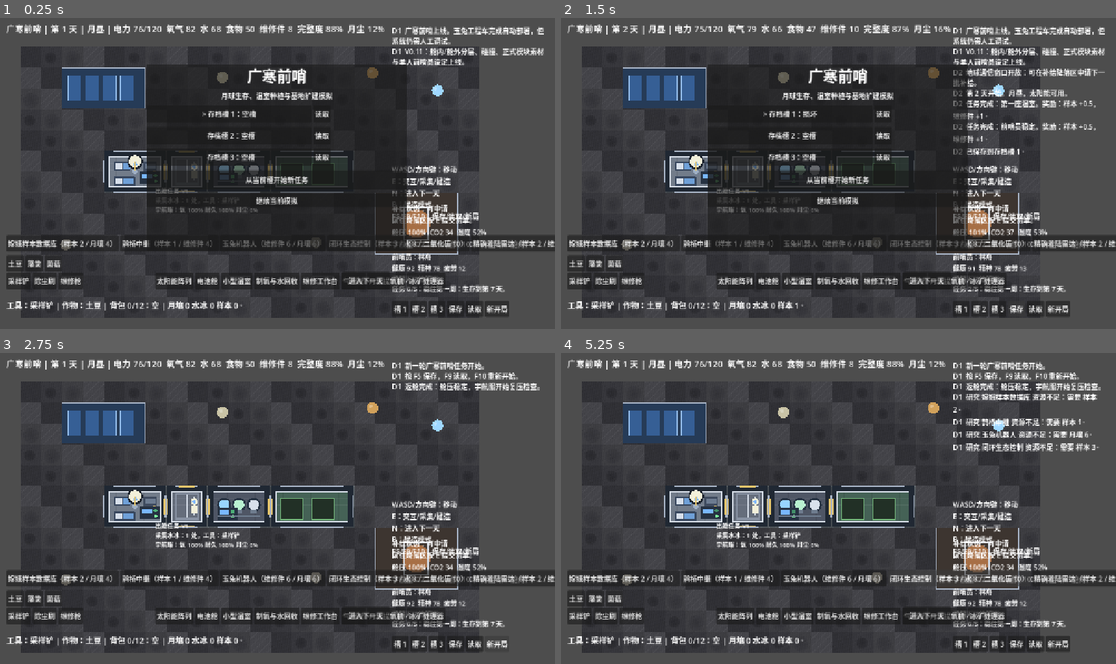
Above: before the commit, frames 1-4 (two rows, left to right).
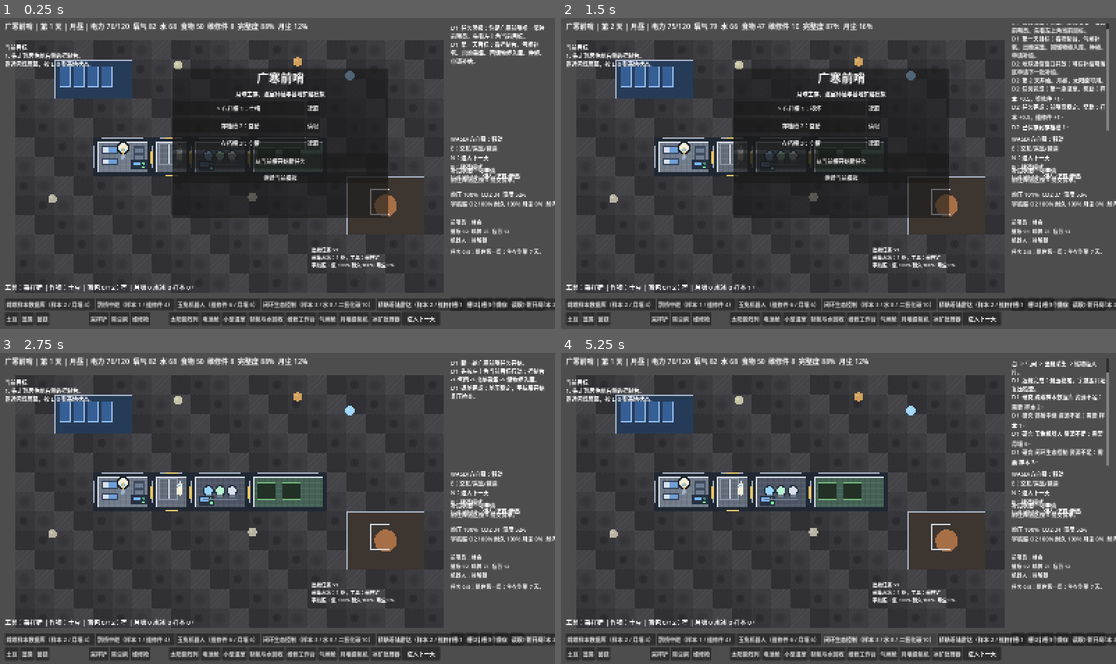
Above: after the commit, the same moments.

Repository: chinnseii/guanghan-outpost
Game: Godot game, scene res://scenes/main.tscn
Same seed, same stepped clock (60 frames per second), same inputs: the game is played once before the commit and once after it.
Inputs:
- Up to frame 1 (0.25 s): no input
- Up to frame 2 (1.5 s): click "进入下一天" at 0.5 s; click "保存" at 1.25 s
- Up to frame 3 (2.75 s): click "新开局" at 2 s
- Up to frame 4 (5.25 s): click "嫦娥样本数据库（样本 2 / 月壤 4）" at 2.75 s; click "鹊桥中继（样本 1 / 维修件 4）" at 3.5 s; click "玉兔机器人（维修件 6 / 月壤 6）" at 4.25 s; click "闭环生态控制（样本 3 / 水 8 / 二氧化碳 10）" at 5 s

The runs differ from the first frame. In frame 1, 29% of the frame differs, in the area x 0-100%, y 1-99%; in frame 2, 31%; in frame 3, 28%; in frame 4, 30%.

Commit message:
Improve onboarding and readability

Diff:
--- a/project.godot
+++ b/project.godot
@@ -20,7 +20,7 @@
 
 [display]
 
-window/size/viewport_width=1280
-window/size/viewport_height=720
+window/size/viewport_width=1600
+window/size/viewport_height=900
 window/stretch/mode="canvas_items"
 window/stretch/aspect="expand"
--- a/scripts/main.gd
+++ b/scripts/main.gd
@@ -1,6 +1,6 @@
 extends Node2D
 
-const TILE := 48
+const TILE := 56
 const MAP_W := 22
 const MAP_H := 13
 const MAP_ORIGIN := Vector2(50, 70)
@@ -37,6 +37,7 @@
 var unlocked_techs: Array[String] = []
 var completed_missions: Array[String] = []
 var log_lines: Array[String] = []
+var tutorial_flags := {}
 var robot_task := "idle"
 var backpack := {
 	"regolith": 0.0,
@@ -256,8 +257,8 @@
 	_setup_audio()
 	_setup_ui()
 	_setup_main_menu()
-	add_log("广寒前哨上线。玉兔工程车完成自动部署，但系统仍需人工调试。")
-	add_log("V0.11：舱内/舱外分层、碰撞、正式模块素材与单人前哨员设定上线。")
+	add_log("任务简报：你是广寒前哨唯一常驻前哨员。先看左上角当前目标。")
+	add_log("第一天目标：看控制台、气闸补氧、出舱采集、回储物柜入库、种植、申请补给。")
 	_sync_scene_instances()
 	_update_ui()
 
@@ -303,6 +304,7 @@
 	selected_build = ""
 	unlocked_techs.clear()
 	completed_missions.clear()
+	tutorial_flags = _default_tutorial_flags()
 	robot_task = "idle"
 	backpack = _default_backpack()
 	solar_dust = 0.12
@@ -348,6 +350,17 @@
 		"ice": 0.0,
 		"samples": 0.0,
 		"parts": 0.0,
+	}
+
+func _default_tutorial_flags() -> Dictionary:
+	return {
+		"console": false,
+		"airlock": false,
+		"collected": false,
+		"stored": false,
+		"planted": false,
+		"supply": false,
+		"advanced_day": false,
 	}
 
 func _setup_starting_base() -> void:
@@ -834,6 +847,7 @@
 	operator["morale"] = min(100.0, float(operator.get("morale", 100.0)) + 3.0)
 	resources["food"] = max(0.0, resources["food"] - 1.0)
 	resources["water"] = max(0.0, resources["water"] - 1.0)
+	tutorial_flags["rested"] = true
 	_play_ui_tone(520.0, 0.12, 0.07)
 	add_log("在床铺休整一轮：疲劳 %.0f -> %.0f，消耗食物 1、水 1。" % [old_fatigue, operator["fatigue"]])
 
@@ -841,6 +855,7 @@
 	var counts: Dictionary = _module_counts()
 	var pod_count := _active_collectable_count("supply_pod")
 	var leak_count := _leaking_module_count()
+	tutorial_flags["console"] = true
 	_play_ui_tone(840.0, 0.08, 0.07)
 	add_log("控制台：电力 %.0f，氧 %.0f，水 %.0f，舱压 %.0f%%，模块 %d，漏气 %d，补给信标 %d。" % [
 		resources["power"], resources["oxygen"], resources["water"], resources["pressure"], modules.size(), leak_count, pod_count
@@ -855,6 +870,7 @@
 	for key: String in backpack.keys():
 		resources[key] += float(backpack[key])
 		backpack[key] = 0.0
+	tutorial_flags["stored"] = true
 	_play_ui_tone(680.0, 0.1, 0.07)
 	add_log("储物柜：出舱背包已入库。基地库存已更新。")
 
@@ -878,6 +894,7 @@
 		resources["water"] -= crop_def["water"]
 		module["crop"] = selected_crop
 		module["age"] = 0
+		tutorial_flags["planted"] = true
 		add_log("在温室种下 %s。%s。" % [crop_def["name"], crop_def["note"]])
 	else:
 		var crop_def: Dictionary = crop_defs[module["crop"]]
@@ -955,6 +972,7 @@
 	resources["suit_dust"] = max(0.0, resources["suit_dust"] - 55.0)
 	resources["suit_integrity"] = min(100.0, resources["suit_integrity"] + 8.0)
 	resources["pressure"] = min(100.0, resources["pressure"] + 3.0)
+	tutorial_flags["airlock"] = true
 	_play_ui_tone(880.0, 0.1, 0.08)
 	add_log("气闸循环完成：宇航服补氧、复压、除尘，耐久检查通过。")
 
@@ -1205,6 +1223,7 @@
 		_play_ui_tone(220.0, 0.08, 0.06)
 		return false
 	backpack[key] = float(backpack.get(key, 0.0)) + amount
+	tutorial_flags["collected"] = true
 	return true
 
 func _backpack_load() -> float:
@@ -1224,6 +1243,7 @@
 
 func _advance_day() -> void:
 	day += 1
+	tutorial_flags["advanced_day"] = true
 	is_moon_night = day >= 14 and day < 22
 	var counts: Dictionary = _module_counts()
 	var power_cap: float = 120.0 + float(counts["battery"]) * 35.0
@@ -1397,6 +1417,7 @@
 		"landed": false,
 	}
 	next_supply_request_day = day + 7
+	tutorial_flags["supply"] = true
 	add_log("已申请 %s（%s），预计第 %d 天抵达。" % [def["name"], def["desc"], supply_order["arrival_day"]])
 	$UI/Root/SupplyPanel.visible = false
 	_update_ui()
@@ -1457,6 +1478,7 @@
 		"selected_build": selected_build,
 		"unlocked_techs": unlocked_techs,
 		"completed_missions": completed_missions,
+		"tutorial_flags": tutorial_flags,
 		"operator": _serialize_operator(),
 		"backpack": backpack,
 		"robot_task": robot_task,
@@ -1506,7 +1528,7 @@
 	if has_node("UI/Root/MainMenu"):
 		$UI/Root/MainMenu.visible = false
 	add_log("新一轮广寒前哨任务开始。")
-	add_log("按 F5 保存，F9 读取，F10 重新开始。")
+	add_log("先按左上角当前目标行动：控制台 -> 气闸 -> 出舱采集 -> 储物柜入库。")
 	_update_ui()
 	queue_redraw()
 
@@ -1532,6 +1554,7 @@
 	var saved_missions: Array = data.get("completed_missions", [])
 	for mission_id in saved_missions:
 		completed_missions.append(String(mission_id))
+	tutorial_flags = _copy_bool_dictionary(data.get("tutorial_flags", _default_tutorial_flags()), _default_tutorial_flags())
 	operator = _deserialize_operator(data.get("operator", data.get("crew", _serialize_operator())))
 	backpack = _copy_float_dictionary(data.get("backpack", _default_backpack()), _default_backpack())
 	robot_task = String(data.get("robot_task", "idle"))
@@ -1701,6 +1724,15 @@
 	var data: Dictionary = value
 	for key: String in data.keys():
 		result[key] = float(data[key])
+	return result
+
+func _copy_bool_dictionary(value, defaults: Dictionary) -> Dictionary:
+	var result := defaults.duplicate(true)
+	if typeof(value) != TYPE_DICTIONARY:
+		return result
+	var data: Dictionary = value
+	for key: String in data.keys():
+		result[key] = bool(data[key])
 	return result
 
 func _check_game_state() -> void:
@@ -1923,64 +1955,73 @@
 	var top := Label.new()
 	top.name = "Top"
 	top.position = Vector2(18, 12)
-	top.size = Vector2(1050, 60)
+	top.size = Vector2(1240, 60)
 	top.add_theme_font_size_override("font_size", 20)
 	root.add_child(top)
 
 	var hint := Label.new()
 	hint.name = "Hint"
-	hint.position = Vector2(18, 646)
-	hint.size = Vector2(820, 42)
+	hint.position = Vector2(18, 760)
+	hint.size = Vector2(1220, 42)
 	hint.add_theme_font_size_override("font_size", 18)
 	root.add_child(hint)
 
 	var log := RichTextLabel.new()
 	log.name = "Log"
-	log.position = Vector2(905, 20)
-	log.size = Vector2(350, 310)
+	log.position = Vector2(1300, 20)
+	log.size = Vector2(280, 310)
 	log.fit_content = false
 	log.scroll_following = true
 	root.add_child(log)
 
 	var controls := Label.new()
 	controls.name = "Controls"
-	controls.position = Vector2(905, 340)
-	controls.size = Vector2(350, 86)
+	controls.position = Vector2(1300, 340)
+	controls.size = Vector2(280, 86)
 	controls.text = "WASD/方向键：移动\nE：交互/采集/建造\nN：进入下一天\nB：建造模式\nF5/F9/F10：保存/读取/新局"
 	root.add_child(controls)
 
+	var guide := RichTextLabel.new()
+	guide.name = "Guide"
+	guide.position = Vector2(18, 76)
+	guide.size = Vector2(360, 182)
+	guide.fit_content = false
+	guide.scroll_active = false
+	guide.add_theme_font_size_override("normal_font_size", 16)
+	root.add_child(guide)
+
 	var supply_status := Label.new()
 	supply_status.name = "SupplyStatus"
-	supply_status.position = Vector2(905, 430)
-	supply_status.size = Vector2(350, 70)
+	supply_status.position = Vector2(1300, 430)
+	supply_status.size = Vector2(280, 70)
 	supply_status.add_theme_font_size_override("font_size", 16)
 	root.add_child(supply_status)
 
 	var life_status := Label.new()
 	life_status.name = "LifeStatus"
-	life_status.position = Vector2(905, 485)
-	life_status.size = Vector2(350, 62)
+	life_status.position = Vector2(1300, 500)
+	life_status.size = Vector2(280, 72)
 	life_status.add_theme_font_size_override("font_size", 16)
 	root.add_child(life_status)
 
 	var operator_status := Label.new()
 	operator_status.name = "OperatorStatus"
-	operator_status.position = Vector2(905, 542)
-	operator_status.size = Vector2(350, 76)
+	operator_status.position = Vector2(1300, 580)
+	operator_status.size = Vector2(280, 76)
 	operator_status.add_theme_font_size_override("font_size", 15)
 	root.add_child(operator_status)
 
 	var mission_status := Label.new()
 	mission_status.name = "MissionStatus"
-	mission_status.position = Vector2(905, 615)
-	mission_status.size = Vector2(350, 44)
+	mission_status.position = Vector2(1300, 665)
+	mission_status.size = Vector2(280, 64)
 	mission_status.add_theme_font_size_override("font_size", 15)
 	root.add_child(mission_status)
 
 	var eva_tasks := RichTextLabel.new()
 	eva_tasks.name = "EvaTasks"
-	eva_tasks.position = Vector2(360, 390)
-	eva_tasks.size = Vector2(500, 104)
+	eva_tasks.position = Vector2(900, 660)
+	eva_tasks.size = Vector2(360, 116)
 	eva_tasks.fit_content = false
 	eva_tasks.scroll_active = false
 	eva_tasks.add_theme_font_size_override("normal_font_size", 14)
@@ -1988,8 +2029,8 @@
 
 	var tech_panel := HBoxContainer.new()
 	tech_panel.name = "TechPanel"
-	tech_panel.position = Vector2(18, 504)
-	tech_panel.size = Vector2(850, 38)
+	tech_panel.position = Vector2(18, 812)
+	tech_panel.size = Vector2(1220, 34)
 	root.add_child(tech_panel)
 	for tech_id: String in _tech_order():
 		var button := Button.new()
@@ -1999,7 +2040,7 @@
 
 	var crop_panel := HBoxContainer.new()
 	crop_panel.name = "CropPanel"
-	crop_panel.position = Vector2(18, 550)
+	crop_panel.position = Vector2(18, 852)
 	crop_panel.size = Vector2(330, 38)
 	root.add_child(crop_panel)
 	for crop_name: String in crop_defs.keys():
@@ -2010,7 +2051,7 @@
 
 	var tool_panel := HBoxContainer.new()
 	tool_panel.name = "ToolPanel"
-	tool_panel.position = Vector2(18, 590)
+	tool_panel.position = Vector2(260, 852)
 	tool_panel.size = Vector2(330, 38)
 	root.add_child(tool_panel)
 	for tool_name: String in ["sampler", "brush", "repair"]:
@@ -2021,8 +2062,8 @@
 
 	var build_panel := HBoxContainer.new()
 	build_panel.name = "BuildPanel"
-	build_panel.position = Vector2(360, 590)
-	build_panel.size = Vector2(430, 38)
+	build_panel.position = Vector2(490, 852)
+	build_panel.size = Vector2(650, 38)
 	root.add_child(build_panel)
 	for module_type: String in ["solar", "battery", "greenhouse", "life_support", "workshop", "airlock", "regolith_plant", "ice_processor"]:
 		var button := Button.new()
@@ -2033,15 +2074,15 @@
 	var next_day := Button.new()
 	next_day.name = "NextDay"
 	next_day.text = "进入下一天"
-	next_day.position = Vector2(790, 588)
+	next_day.position = Vector2(1160, 850)
 	next_day.size = Vector2(110, 40)
 	next_day.pressed.connect(_advance_day)
 	root.add_child(next_day)
 
 	var supply_panel := PanelContainer.new()
 	supply_panel.name = "SupplyPanel"
-	supply_panel.position = Vector2(390, 130)
-	supply_panel.size = Vector2(470, 210)
+	supply_panel.position = Vector2(520, 180)
+	supply_panel.size = Vector2(520, 230)
 	supply_panel.visible = false
 	root.add_child(supply_panel)
 	var box := VBoxContainer.new()
@@ -2066,8 +2107,8 @@
 
 	var save_panel := HBoxContainer.new()
 	save_panel.name = "SavePanel"
-	save_panel.position = Vector2(905, 655)
-	save_panel.size = Vector2(330, 38)
+	save_panel.position = Vector2(1300, 810)
+	save_panel.size = Vector2(280, 38)
 	root.add_child(save_panel)
 	for slot in range(1, SAVE_SLOTS + 1):
 		var slot_button := Button.new()
@@ -2090,8 +2131,8 @@
 func _setup_main_menu() -> void:
 	var menu := PanelContainer.new()
 	menu.name = "MainMenu"
-	menu.position = Vector2(340, 110)
-	menu.size = Vector2(600, 430)
+	menu.position = Vector2(500, 150)
+	menu.size = Vector2(620, 430)
 	$UI/Root.add_child(menu)
 	var box := VBoxContainer.new()
 	box.name = "Box"
@@ -2161,6 +2202,7 @@
 	$UI/Root/OperatorStatus.text = _operator_status_text()
 	$UI/Root/MissionStatus.text = _mission_status_text()
 	$UI/Root/EvaTasks.text = _eva_tasks_text()
+	$UI/Root/Guide.text = _guide_text()
 	_update_tech_buttons()
 	_refresh_main_menu()
 	var hint := "工具：%s | 作物：%s | 背包 %.0f/%.0f：%s | 月壤 %.0f 水冰 %.0f 样本 %.0f。" % [
@@ -2219,6 +2261,53 @@
 		active = "阶段任务全部完成。"
 	return "任务 %d/%d：%s" % [completed_missions.size(), mission_defs.size(), active]
 
+func _guide_text() -> String:
+	var title := "当前目标"
+	var body := ""
+	var tip := ""
+	if not bool(tutorial_flags.get("console", false)):
+		body = "1. 先走到居住舱右侧的控制台。"
+		tip = "靠近闪烁屏幕，按 E 查看基地状态。"
+	elif not bool(tutorial_flags.get("airlock", false)):
+		body = "2. 去气闸舱做出舱准备。"
+		tip = "靠近气闸按 E，补满宇航服氧气并除尘。"
+	elif not bool(tutorial_flags.get("collected", false)):
+		body = "3. 出舱采集第一批资源。"
+		tip = "选择采样铲，去月面水冰/月壤点按 E。资源会先进入背包。"
+	elif not bool(tutorial_flags.get("stored", false)):
+		body = "4. 回到舱内储物柜入库。"
+		tip = "靠近储物柜按 E，把背包里的资源转入基地库存。"
+	elif not bool(tutorial_flags.get("planted", false)):
+		body = "5. 去温室种下第一批作物。"
+		tip = "底部选择作物，靠近温室按 E。先种土豆最稳。"
+	elif not bool(tutorial_flags.get("supply", false)):
+		body = "6. 去补给降落区申请地球补给。"
+		tip = "靠近地图右下补给区按 E，优先申请生存包。"
+	elif not bool(tutorial_flags.get("advanced_day", false)):
+		body = "7. 完成第一天准备，进入下一天。"
+		tip = "按 N 或右下按钮推进时间，观察资源变化。"
+	else:
+		body = _strategic_next_goal()
+		tip = "长期目标：撑过 30 天，扩建能源、温室、生命维持和机器人能力。"
+	return "%s\n%s\n%s" % [title, body, tip]
+
+func _strategic_next_goal() -> String:
+	if resources["power"] < 35.0:
+		return "电力偏低：清理太阳能板，或建造太阳能/电池。"
+	if resources["food"] < 25.0:
+		return "食物偏低：去温室种植，优先土豆或藻类。"
+	if resources["oxygen"] < 35.0:
+		return "氧气偏低：维护生命维持，或用月壤提氧。"
+	if _leaking_module_count() > 0:
+		return "存在漏气舱段：切换维修枪，优先封堵红框模块。"
+	if _active_collectable_count("supply_pod") > 0:
+		return "补给已落地：检查宇航服，出舱回收补给舱。"
+	if _backpack_load() > 0.0:
+		return "背包有物资：回储物柜入库。"
+	if day >= 11 and day < 14:
+		return "月夜将至：储电、备氧、申请补给。"
+	return "基地稳定：采集水冰/月壤，研究科技，继续扩建。"
+
 func _eva_tasks_text() -> String:
 	var tasks: Array[String] = []
 	var supply_pods := _active_collectable_count("supply_pod")
--- a/scripts/module_visual.gd
+++ b/scripts/module_visual.gd
@@ -1,6 +1,6 @@
 extends Node2D
 
-const TILE := 48
+const TILE := 56
 
 var module_data: Dictionary = {}
 var module_def: Dictionary = {}
Not shown, changed: ITERATION_PLAN.md
Not shown, changed: README.md
